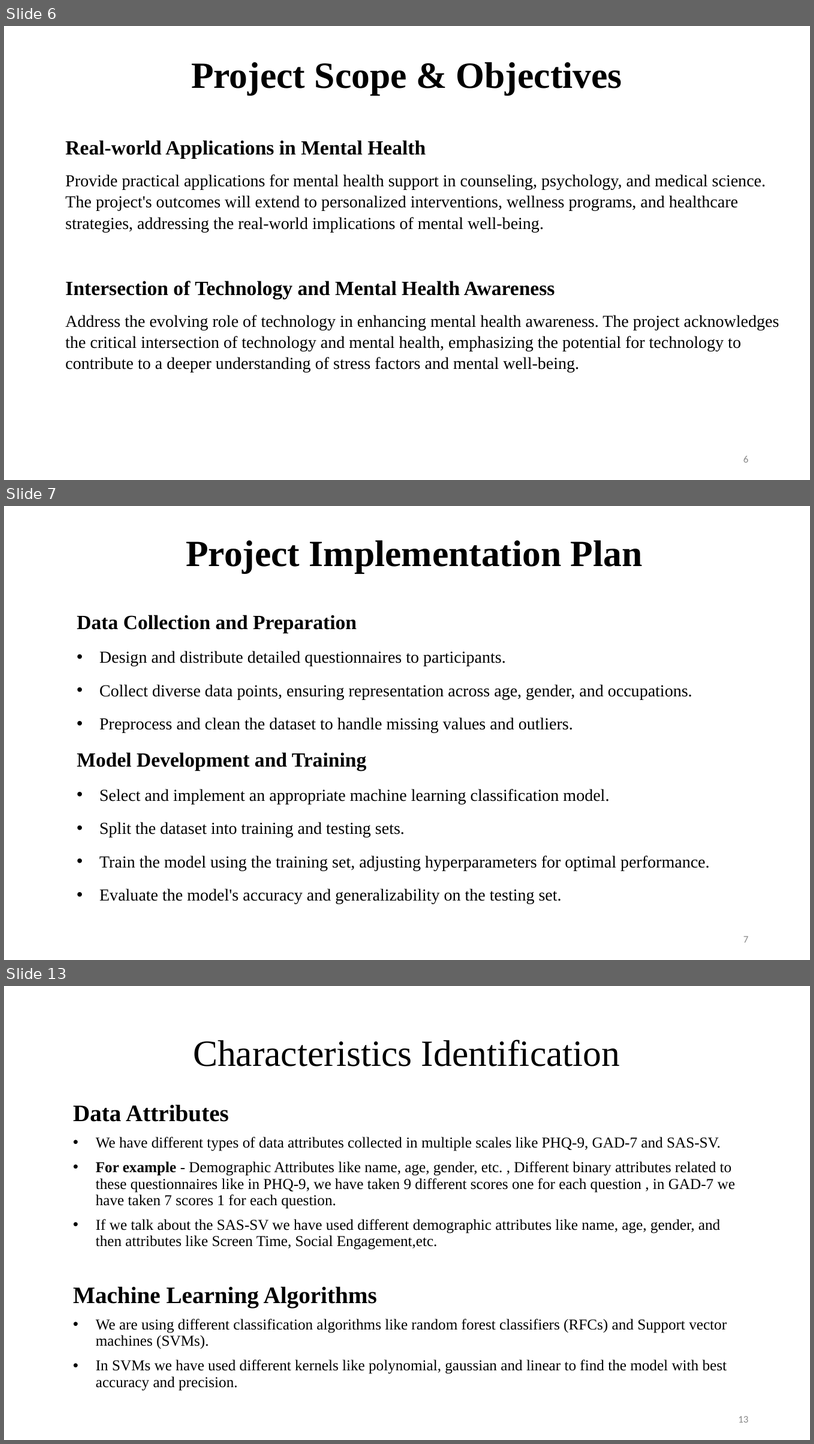
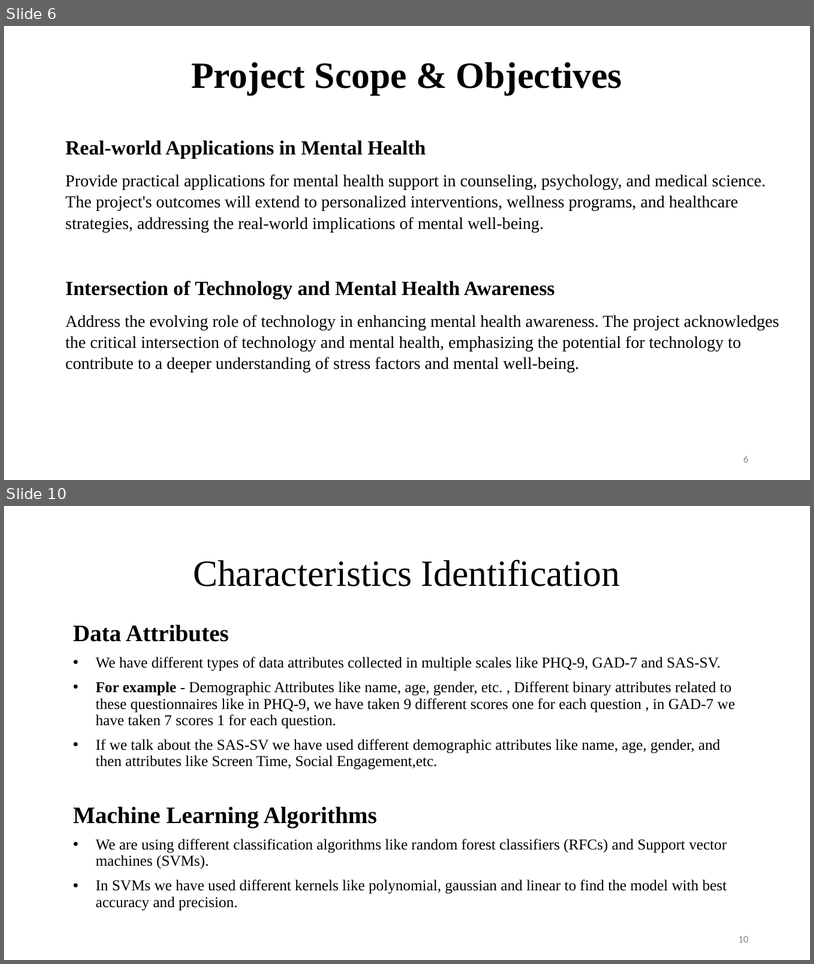
Before and after one commit to Brainskull24/Heal.ai, a slide deck: MP/PPT.pptx. Shown one above the other, each under a label of ours: slides 6, 7 and 13 before the commit, slides 6 and 10 after it; the slides between them are not shown. The pictures are 814x1444 and 814x964 pixels, drawn with LibreOffice and Linux fonts; fonts in the diff are those of the drawing; background and template pictures are left out. Boxes give left, top, right and bottom in pixels: in the first picture for what was removed or moved away, otherwise in the second. Text is boxed around its words. In the diff, an @@ line names an element or a change of style, - is before the commit and + after.

```diff
--- a/MP/PPT.pptx
+++ b/MP/PPT.pptx
@@ slide 7 removed at <box>4,506,810,960</box>, background picture (left out) @@
@@ title removed at <box>186,540,643,573</box> @@
-Project Implementation Plan
@@ text removed at <box>77,615,710,904</box> @@
-Data Collection and Preparation
-• Design and distribute detailed questionnaires to participants.
-• Collect diverse data points, ensuring representation across age, gender, and occupations.
-• Preprocess and clean the dataset to handle missing values and outliers.
-Model Development and Training
-• Select and implement an appropriate machine learning classification model.
-• Split the dataset into training and testing sets.
-• Train the model using the training set, adjusting hyperparameters for optimal performance.
-• Evaluate the model's accuracy and generalizability on the testing set.
@@ page number removed at <box>744,936,749,942</box> @@
-7
@@ what was slide 13 is now slide 10 @@
@@ page number at <box>738,936,749,942</box>: text changed @@
-13
+10
```
Also in this commit, not shown: 5 slides changed, 3 slides added, 4 other slides removed, 3 other files.
